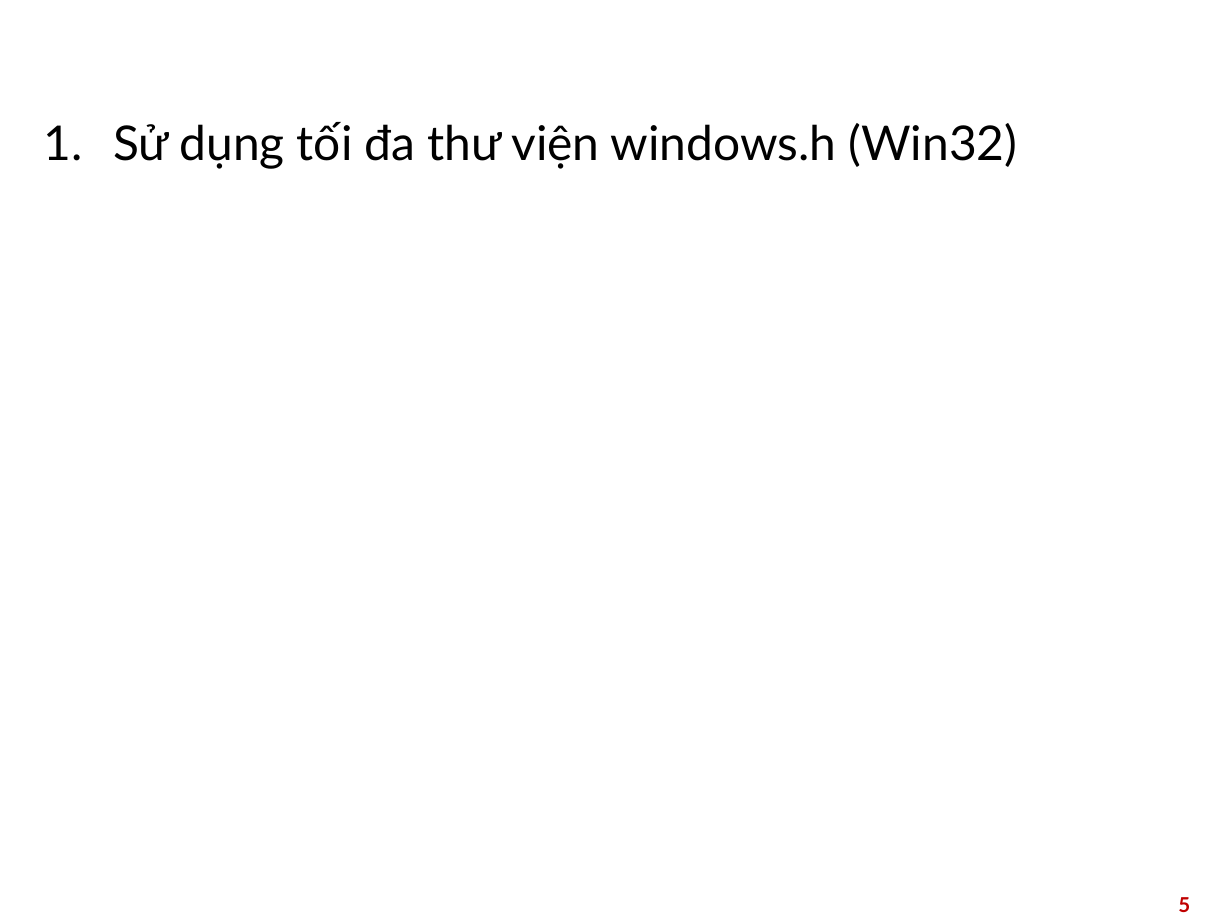
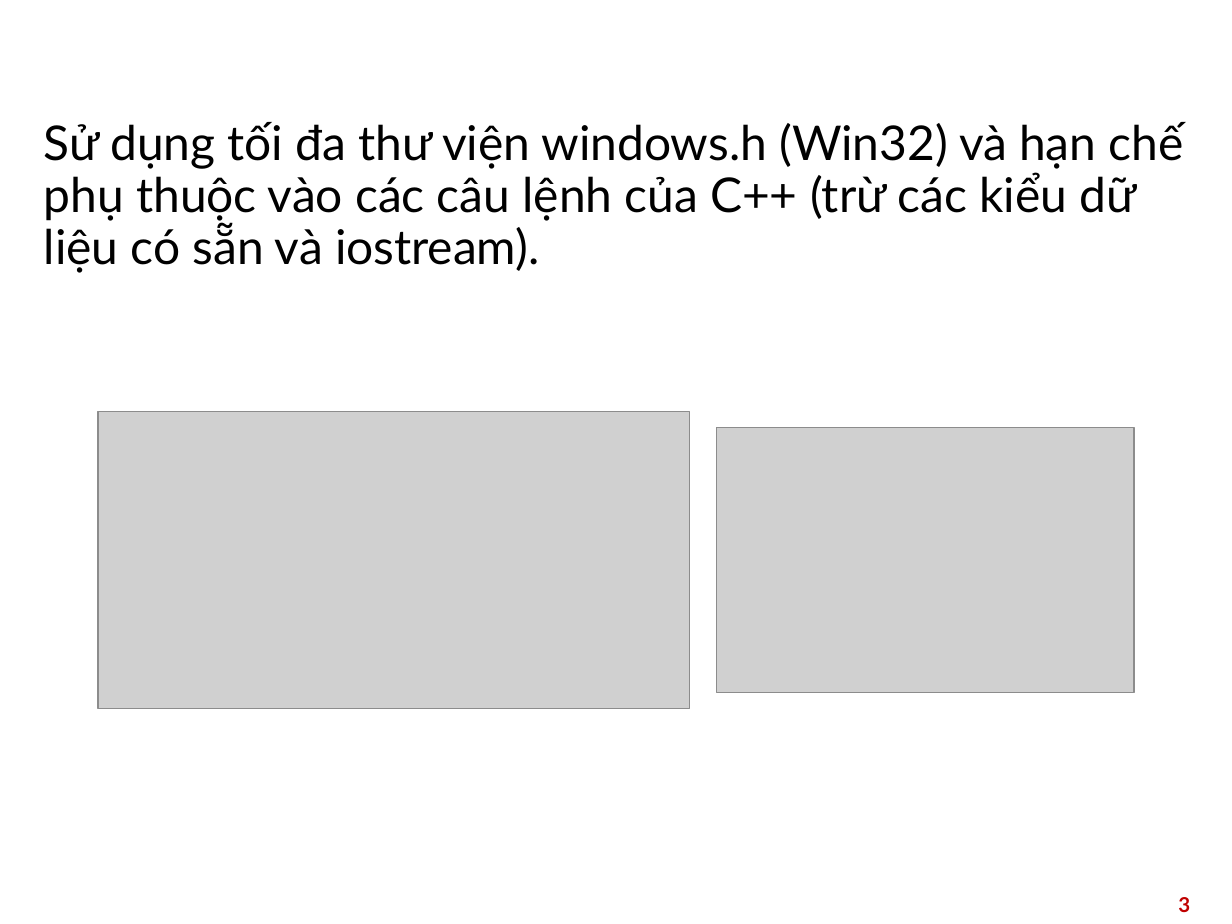
Before and after one commit to Darejkal/NotAShell, a slide deck: slide 3 of slide/HDH.pptx (slide 5 before the commit). Drawn at 1232x924 pixels with LibreOffice and Linux fonts; fonts in the diff are those of the drawing; grey boxes stand for pictures; background and template pictures are left out. Boxes give left, top, right and bottom in pixels: in the first picture for what was removed or moved away, otherwise in the second. Text is boxed around its words. In the diff, an @@ line names an element or a change of style, - is before the commit and + after.

```diff
--- a/slide/HDH.pptx
+++ b/slide/HDH.pptx
@@ text at box(44, 122, 1184, 273): text changed @@
-1. Sử dụng tối đa thư viện windows.h (Win32)
+Sử dụng tối đa thư viện windows.h (Win32) và hạn chế phụ thuộc vào các câu lệnh của C++ (trừ các kiểu dữ liệu có sẵn và iostream).
@@ picture added at box(99, 411, 690, 708) @@
@@ picture added at box(717, 428, 1135, 692) @@
@@ page number at box(1178, 897, 1190, 912): text changed @@
-5
+3
```
Also in this commit, not shown: 8 other slides changed, 12 slides added, 3 slides removed, 22 other files.
